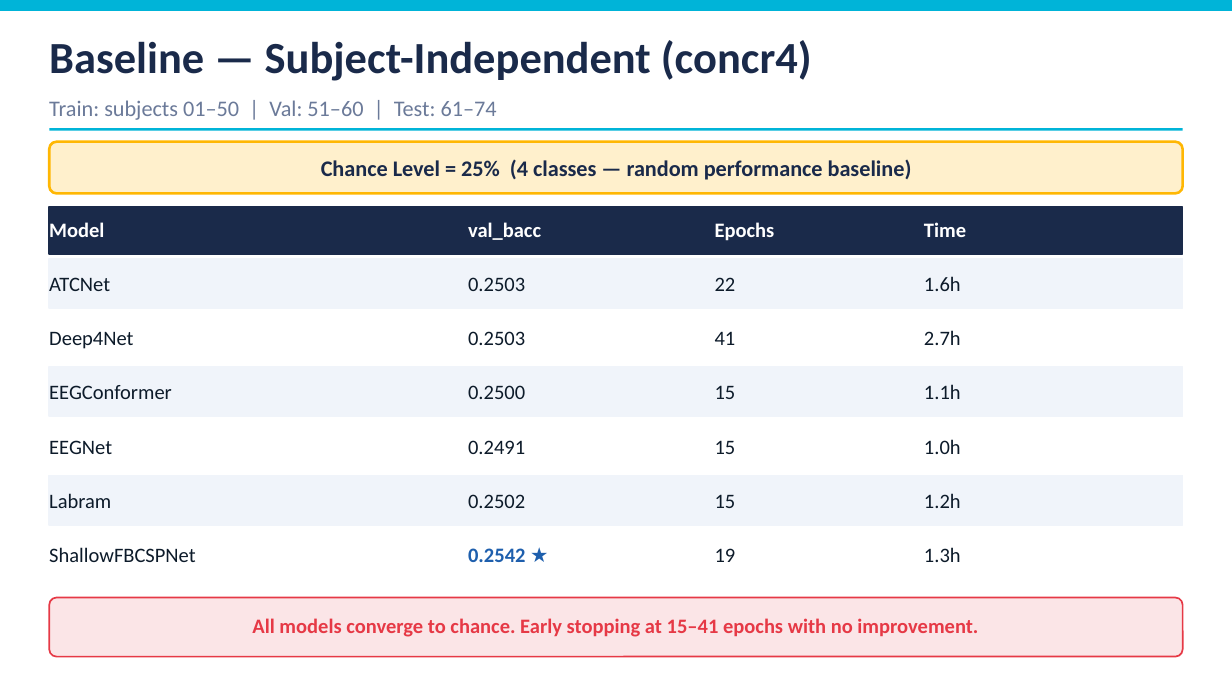
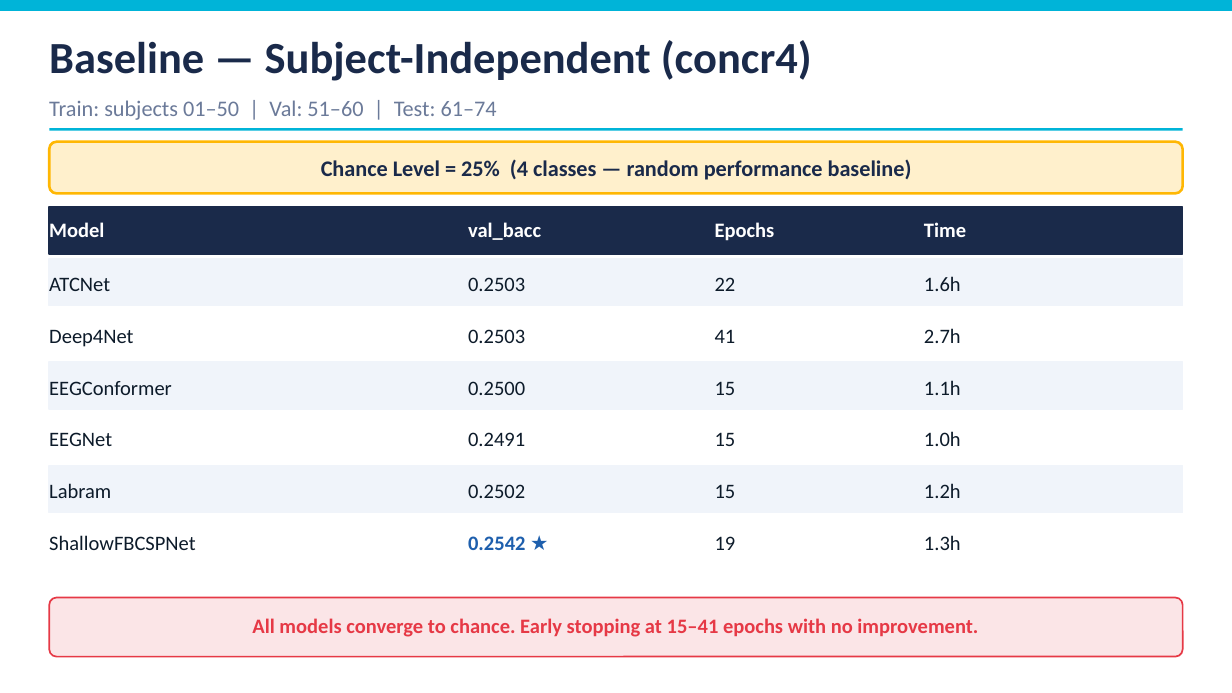
Before and after one commit to daniele22-u/miralis-hypergraph-imagined-speech, a slide deck: slide 7 of docs/presentations/EN_EEG_Project_Status_Mar2026.pptx. Drawn at 1232x693 pixels with LibreOffice and Linux fonts; fonts in the diff are those of the drawing. Boxes give left, top, right and bottom in pixels: in the first picture for what was removed or moved away, otherwise in the second. Text is boxed around its words. In the diff, an @@ line names an element or a change of style, - is before the commit and + after.

Commit message:
docs: fix layout EN presentation (row heights, formula box)

```diff
--- a/docs/presentations/EN_EEG_Project_Status_Mar2026.pptx
+++ b/docs/presentations/EN_EEG_Project_Status_Mar2026.pptx
@@ 4 texts, 3 rectangles: place and size @@
-4 texts, 3 rectangles at [49,313,1183,471]
+4 texts, 3 rectangles at [49,310,1183,461]
@@ 12 texts, 1 rectangle: place and size @@
-12 texts, 1 rectangle at [49,439,1183,562]
+12 texts, 1 rectangle at [49,431,1183,550]
@@ rectangle: place and size @@
-rectangle at [49,530,1183,579]
+rectangle at [49,517,1183,564]
```
Also in this commit, not shown: 2 other slides changed, 1 other file.
